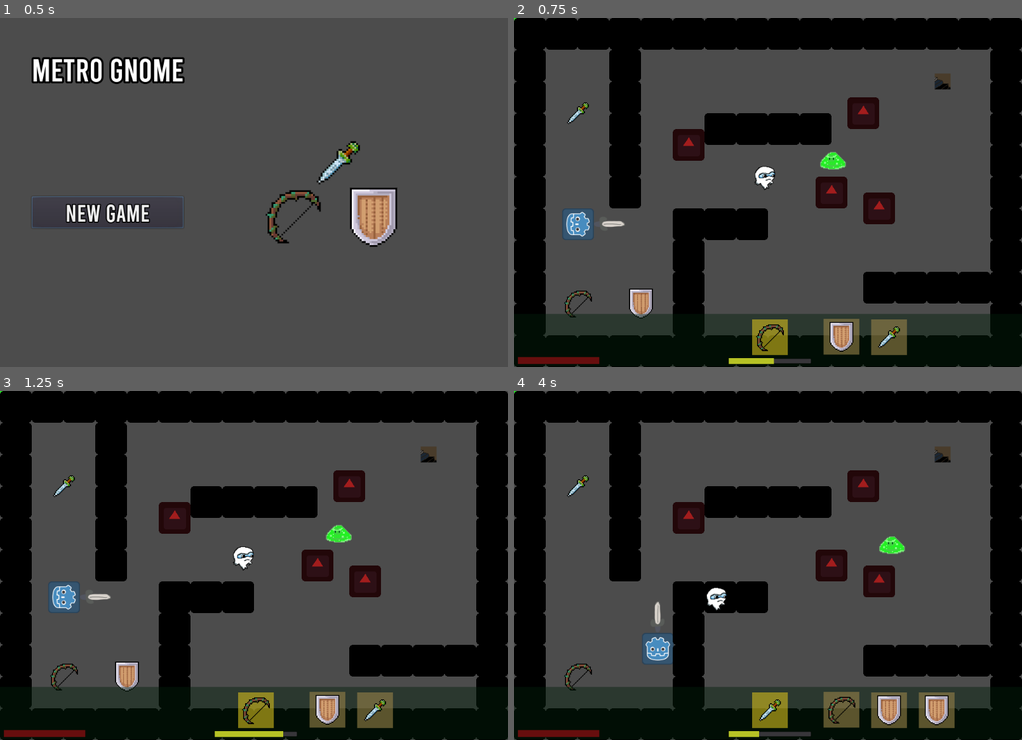
Above: before the commit, frames 1-4 (two rows, left to right).
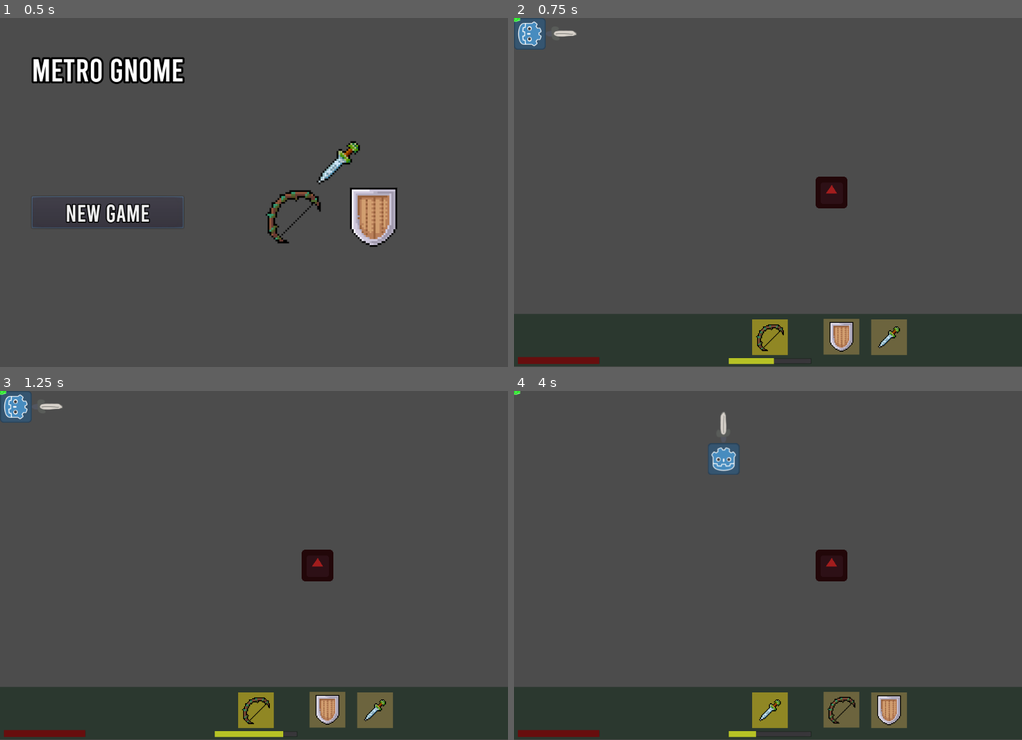
Above: after the commit, the same moments.

Repository: mfurtak/gmtk-game-jam-2019
Game: Godot game, scene res://menus/MainMenu.tscn
Two runs of this game, one before a commit and one after it. Both use one fixed random seed, a clock stepped at 60 frames per second and the inputs below. The engine's default icon, where the game draws it, is replaced by a stand-in: a white triangle on a blue panel in a dark square.
Inputs:
- Up to frame 1 (0.5 s): no input
- Up to frame 2 (0.75 s): click "New Game" at 0.5 s
- Up to frame 3 (1.25 s): no input
- Up to frame 4 (4 s): hold Right (ui_right) 1.28-2.03 s; tap Space (ui_select) at 1.52, 2.27, 3.77 s; hold Down (ui_down) 2.03-2.78 s; hold Right (ui_right) 2.78-3.53 s; hold Up (ui_up) from 3.53 s (still down)

Frame 1 is identical in both runs. In frame 2, 40% of the frame differs, in the area x 0-100%, y 0-100%; in frame 3, 40%; in frame 4, 41%.
Error after the commit: Attempt to call function 'instance' in base 'null instance' on a null instance. (res://Main.gd:24)

Commit message:
wip

Diff:
--- a/gmtk-godot/Level1.tscn
+++ b/gmtk-godot/Level1.tscn
@@ -18,6 +18,7 @@
 next_scene = "res://Level2.tscn"
 
 [node name="Enemies" type="Node" parent="."]
+editor/display_folded = true
 
 [node name="Blob" parent="Enemies" instance=ExtResource( 2 )]
 
@@ -34,6 +35,7 @@
 position = Vector2( 512, 320 )
 
 [node name="Pickups" type="Node" parent="."]
+editor/display_folded = true
 
 [node name="ShieldPickup" parent="Pickups" instance=ExtResource( 5 )]
 position = Vector2( 256, 576 )
@@ -53,7 +55,7 @@
 [node name="PlayerSpawn" parent="." instance=ExtResource( 9 )]
 position = Vector2( 129.062, 416 )
 
-[node name="TileMap" type="TileMap" parent="."]
+[node name="TileMap1" type="TileMap" parent="."]
 tile_set = ExtResource( 10 )
 format = 1
 tile_data = PoolIntArray( 0, 0, 0, 1, 0, 0, 2, 0, 0, 3, 0, 0, 4, 0, 0, 5, 0, 0, 6, 0, 0, 7, 0, 0, 8, 0, 0, 9, 0, 0, 10, …(796 unchanged characters)…
--- a/gmtk-godot/Main.gd
+++ b/gmtk-godot/Main.gd
@@ -1,6 +1,6 @@
 extends Node
 
-var current_level = "res://Level1.tscn"
+var current_level = "res://LevelOmega.tscn"
 var level
 
 func _ready():
Not shown: 2 places in gmtk-godot/ImpassableTilemap.tscn that only renumber resources
